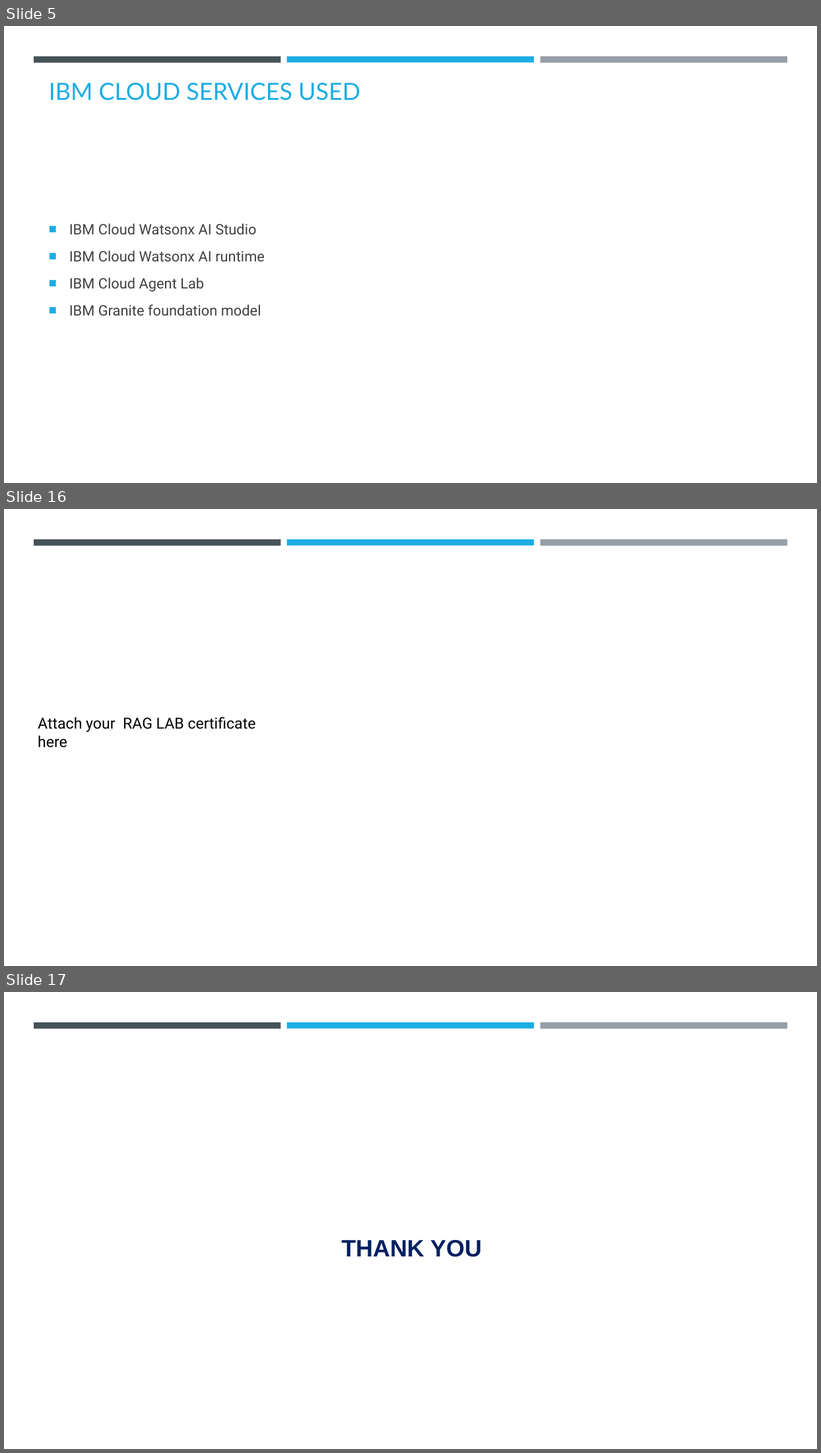
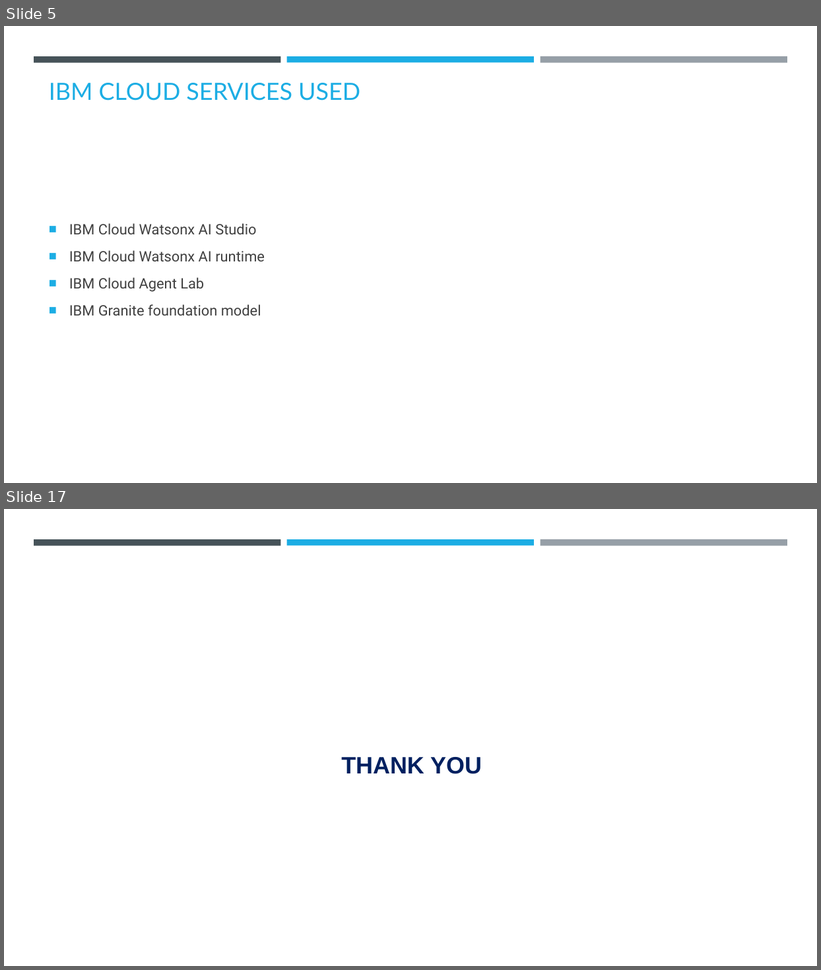
Before and after one commit to Shreyayadav111/ECO_AGENT, a slide deck: ECO_LIFESTYLE(SHREYA YADAV).pptx. Shown one above the other, each under a label of ours: slides 5, 16 and 17 before the commit, slides 5 and 17 after it; the slides between them are not shown. The pictures are 821x1453 and 821x970 pixels, drawn with LibreOffice and Linux fonts; fonts in the diff are those of the drawing; background and template pictures are left out. Boxes give left, top, right and bottom in pixels: in the first picture for what was removed or moved away, otherwise in the second. Text is boxed around its words. In the diff, an @@ line names an element or a change of style, - is before the commit and + after.

```diff
--- a/ECO_LIFESTYLE(SHREYA YADAV).pptx
+++ b/ECO_LIFESTYLE(SHREYA YADAV).pptx
@@ slide 16 removed at (4, 509, 817, 966), background #FFFFFF; not listed: 3 template elements that a slide beside it also shows @@
@@ text removed at (38, 717, 256, 748) @@
-Attach your RAG LAB certificate here
```
Also in this commit, not shown: 9 slides changed, 5 slides added, 4 other slides removed, 1 other file.
